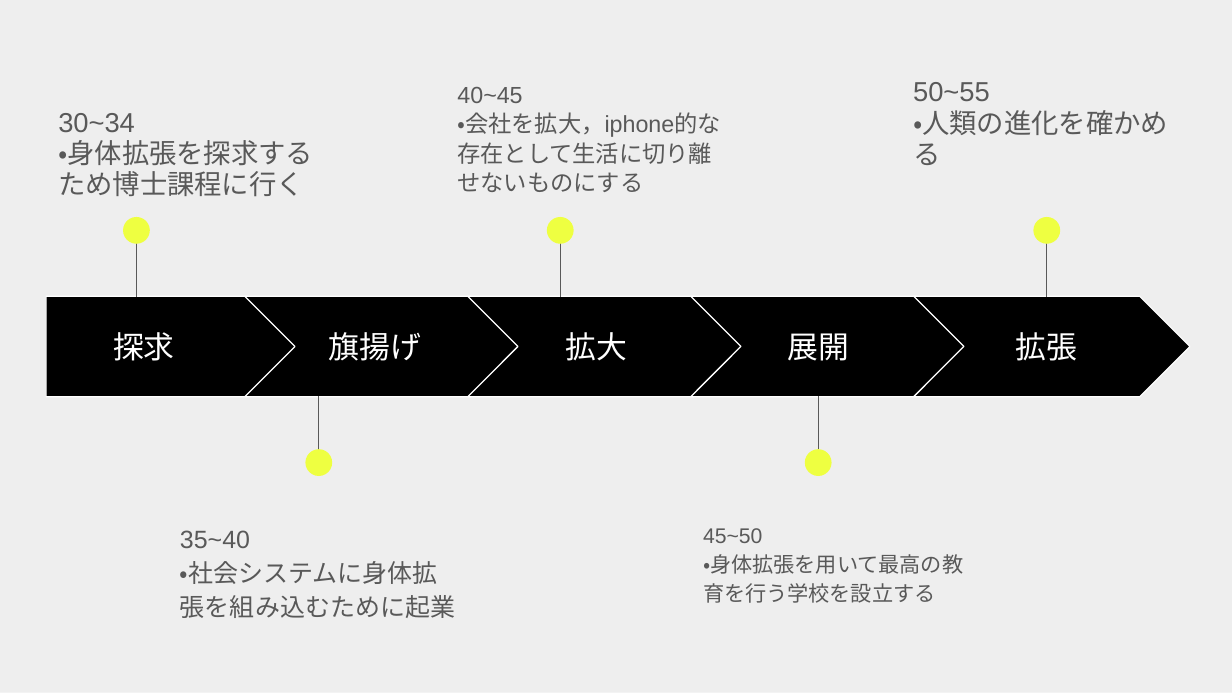
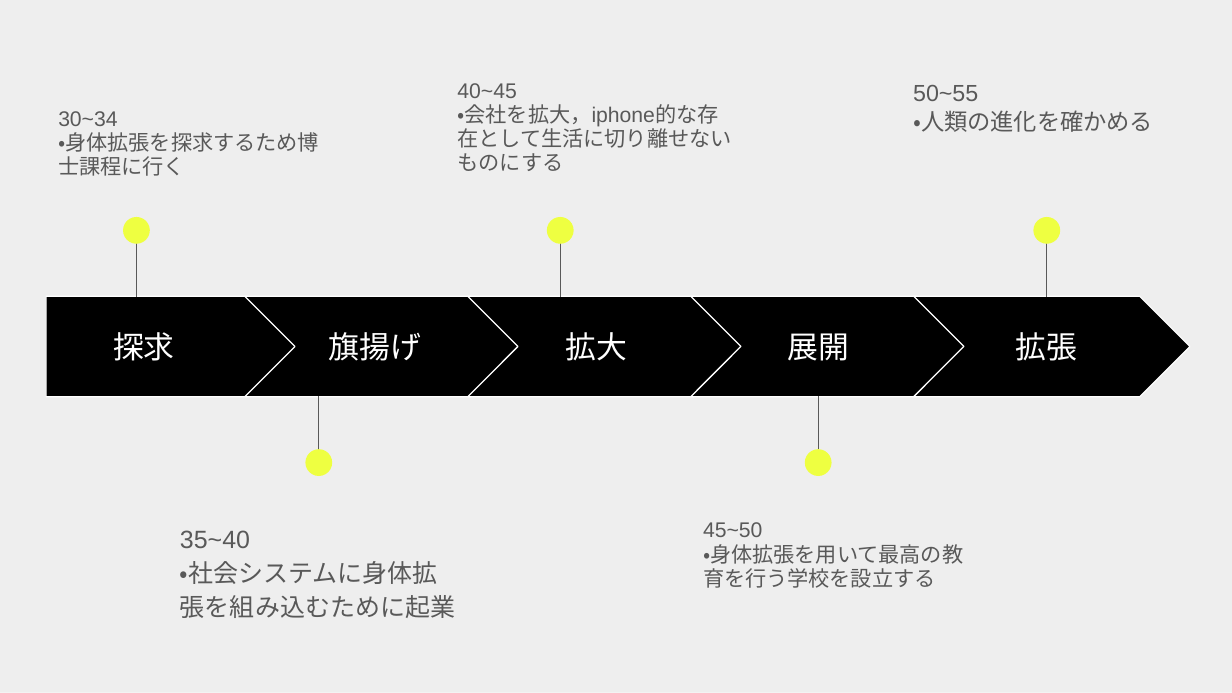
Before and after one commit to gakutosasabe/Reserch, a slide deck: slide 15 of BodyExpendReserch/世界観構築/身体拡張ビジョン.pptx (slide 13 before the commit). Drawn at 1232x693 pixels with LibreOffice and Linux fonts; fonts in the diff are those of the drawing. Boxes give left, top, right and bottom in pixels: in the first picture for what was removed or moved away, otherwise in the second. Text is boxed around its words. In the diff, an @@ line names an element or a change of style, - is before the commit and + after.

```diff
--- a/BodyExpendReserch/世界観構築/身体拡張ビジョン.pptx
+++ b/BodyExpendReserch/世界観構築/身体拡張ビジョン.pptx
@@ text "40~45 ・会社を拡大，iphone的な存在として生活に切り離せないものにする" at box(457, 83, 718, 127): size 13.6 to 12.4 pt; line spacing 1.05 to 0.95 @@
@@ text "50~55 ・人類の進化を確かめる" at box(913, 85, 1153, 132): size 16 to 13.6 pt; line spacing 0.95 to 1.05 @@
@@ text "30~34 ・身体拡張を探求するため博士課程に行く" at box(58, 111, 319, 176): size 16 to 12.4 pt @@
@@ text "45~50 ・身体拡張を用いて最高の教育を行う学校を設立する" at box(703, 522, 963, 588): line spacing 1.15 to 0.95 @@
```
Also in this commit, not shown: 1 other slide changed, 2 slides added.
